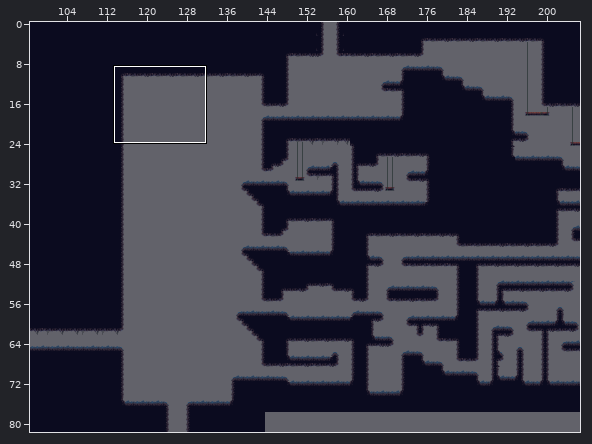
Level history. Tiled map: PR2/Ott - An Elemental Journey/resources/levels/WaterMap.tmx. Above, an overview of the earlier version with the close-up marked.
Close-up. Before:
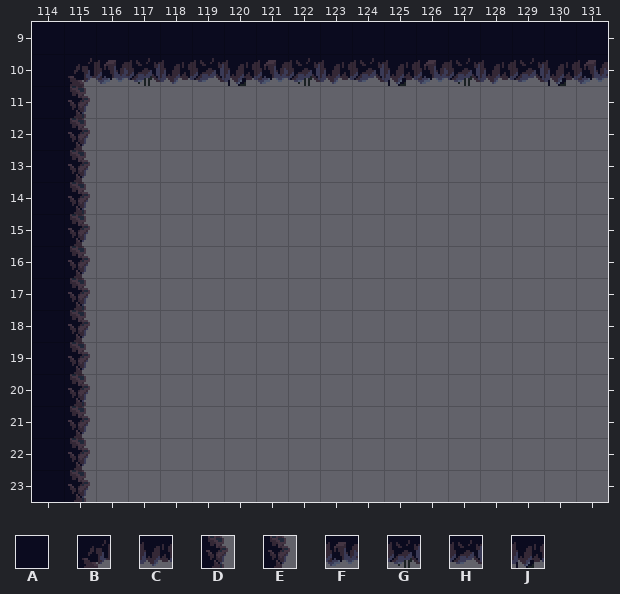
Cells are 32x32 px. Shown: x 114..131, y 9..23. The commit also changed other parts of the map, which this record leaves out.
Key: from "Tiles_Agua_Bosque": A 47, B 66, C 67, D 70, E 90, F 125, G 126, H 128, J 129.
_ is an empty cell.
Layer "Capa de patrones 1" before, first column x 114:
 9 AAAAAAAAAAAAAAAAAA
10 ABFGCHJFGCHJFGCHJF
11 AD________________
12 AE________________
13 AE________________
14 AD________________
15 AE________________
16 AE________________
17 AD________________
18 AE________________
19 AE________________
20 AD________________
21 AE________________
22 AE________________
23 AD________________
New version:
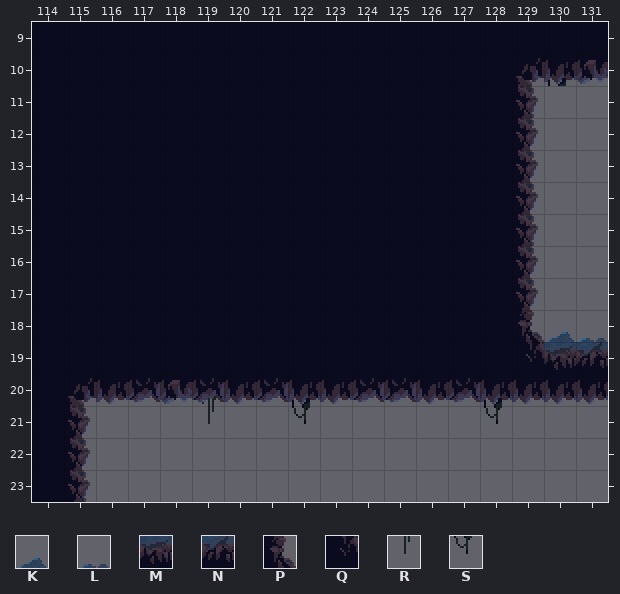
Further tiles: from "Tiles_Agua_Bosque": K 6, L 7, M 26, N 27, P 86, Q 106, R 146, S 149.
What changed:
Layer "Capa de patrones 1":
The author changed tile B to tile A in row 10 at x 115.
The author changed tile C to tile A in row 10 at x 118, 123 and 128.
The author changed tile D to tile A in row 11 at x 115; in row 14 at x 115; in row 17 at x 115.
The author changed tile E to tile A in rows 12 to 13 at x 115; in rows 15 to 16 at x 115; in rows 18 to 19 at x 115.
The author changed tile F to tile A in row 10 at x 116, 121 and 126.
The author changed tile G to tile A in row 10 at x 117, 122 and 127.
The author changed tile H to tile A in row 10 at x 119 and 124.
The author changed tile J to tile A in row 10 at x 120 and 125.
Tile A now appears in rows 11 to 19 at x 116 to 128.
The author changed tile D to tile B in row 20 at x 115.
The author changed tile H to tile B in row 10 at x 129.
Tile C now appears in row 20 at x 116, 120, 123, 126 and 129 to 131.
Tile D now appears in row 11 at x 129; in row 15 at x 129.
Tile E now appears in rows 12 to 14 at x 129; in rows 16 to 17 at x 129.
Tile F now appears in row 20 at x 118.
Tile G now appears in row 20 at x 119.
Tile H now appears in row 20 at x 117, 121, 124 to 125 and 127.
Tile J now appears in row 20 at x 122 and 128.
Tile K now appears in row 18 at x 130.
Tile L now appears in row 18 at x 131.
Tile M now appears in row 19 at x 130.
Tile N now appears in row 19 at x 131.
Tile P now appears in row 18 at x 129.
Tile Q now appears in row 19 at x 129.
Tile R now appears in row 21 at x 119.
Tile S now appears in row 21 at x 122 and 128.
Boxes around the changes in both close-ups, in picture pixels (x1, y1, x2, y2):
changed: (68, 58, 608, 424)
